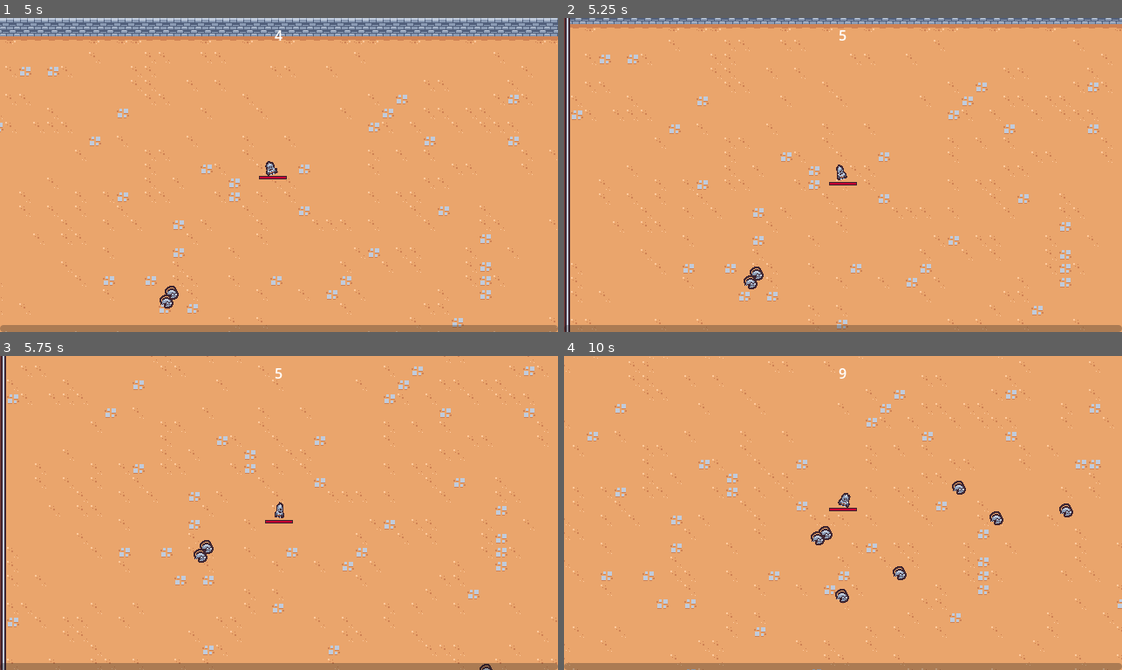
Above: before the commit, frames 1-4 (two rows, left to right).
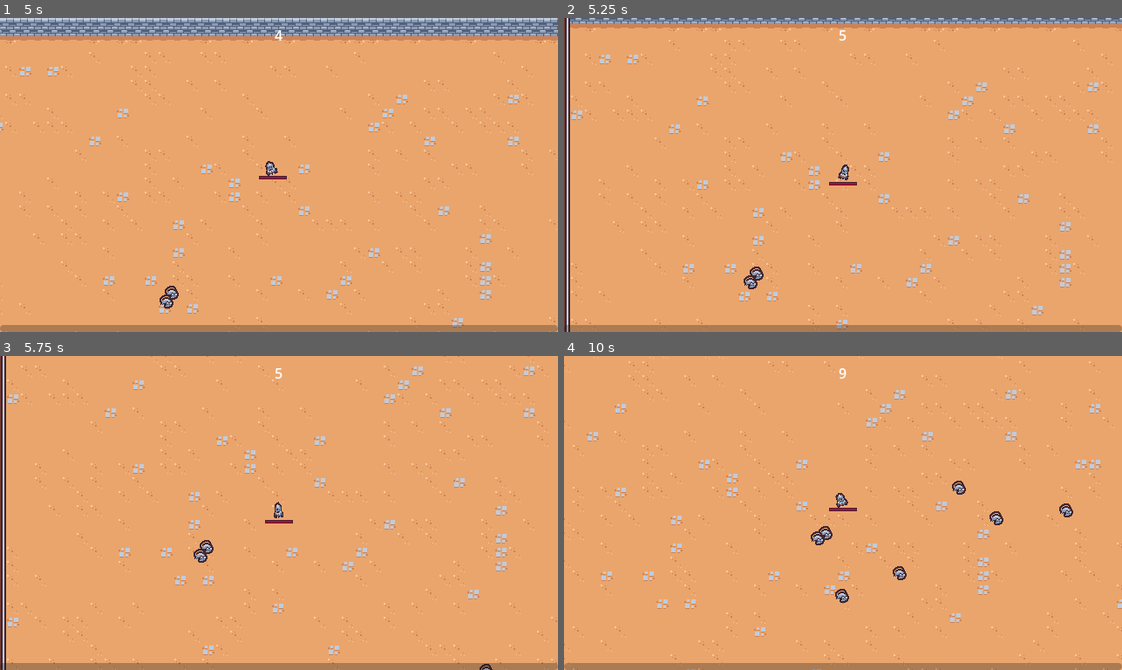
Above: after the commit, the same moments.

Repository: SugarF0x/2D-survivor-course
Game: Godot game, scene res://scenes/main/main.tscn
The game is run twice, just before and just after one commit, with the same random seed, the same clock (stepped at 60 frames per second) and the same inputs.
Inputs (mouse positions are in pixels of both pictures, inside the frame that each line leads up to):
- Up to frame 1 (5 s): move the mouse to (401, 159) at 0.52 s; press the mouse at (401, 159) at 0.53 s; hold D (move_right) 0.53-1.28 s; move the mouse to (167, 190) at 1.27 s; release the mouse at (167, 190) at 1.28 s; hold S (move_down) 1.28-2.03 s; click (167, 190) at 1.35 s; move the mouse to (334, 105) at 2.02 s; press the mouse at (334, 105) at 2.03 s; hold D (move_right) 2.03-2.78 s; move the mouse to (251, 237) at 2.77 s; release the mouse at (251, 237) at 2.78 s; hold W (move_up) 2.78-3.53 s; click (251, 237) at 2.85 s; move the mouse to (446, 222) at 3.52 s; press the mouse at (446, 222) at 3.53 s; hold A (move_left) from 3.53 s (still down); move the mouse to (111, 127) at 4.27 s; release the mouse at (111, 127) at 4.28 s; click (111, 127) at 4.35 s
- Up to frame 2 (5.25 s): move the mouse to (870, 175) at 5.02 s; release A (move_left) at 5.03 s; press the mouse at (870, 175) at 5.03 s; hold S (move_down) from 5.03 s (still down)
- Up to frame 3 (5.75 s): keep holding S (move_down)
- Up to frame 4 (10 s): move the mouse to (759, 434) at 5.77 s; release S (move_down) at 5.78 s; release the mouse at (759, 434) at 5.78 s; hold D (move_right) 5.78-6.53 s; click (759, 434) at 5.85 s; move the mouse to (965, 497) at 6.52 s; press the mouse at (965, 497) at 6.53 s; hold W (move_up) 6.53-7.28 s; move the mouse to (731, 528) at 7.27 s; release the mouse at (731, 528) at 7.28 s; hold D (move_right) 7.28-8.03 s; click (731, 528) at 7.35 s; move the mouse to (898, 443) at 8.02 s; press the mouse at (898, 443) at 8.03 s; hold S (move_down) 8.03-8.78 s; move the mouse to (815, 575) at 8.77 s; release the mouse at (815, 575) at 8.78 s; hold A (move_left) 8.78-9.53 s; click (815, 575) at 8.85 s; move the mouse to (1010, 560) at 9.52 s; press the mouse at (1010, 560) at 9.53 s; hold W (move_up) from 9.53 s (still down)

Frame 1 is identical in both runs. In frame 2, less than 0.1% of the frame differs, in the area x 48-52%, y 46-52%; in frame 3, less than 0.1%; in frame 4, less than 0.1%, in the area x 48-52%, y 43-49%.

Commit message:
simplify the calculation cuz i need to read docs better

Diff:
--- a/scenes/game_object/player/player.gd
+++ b/scenes/game_object/player/player.gd
@@ -36,7 +36,9 @@
 	if movement_vector == Vector2.ZERO: animation_player.play('RESET')
 	else:
 		animation_player.play('walk')
-		visuals_node.scale.x = -1 if movement_vector.x < 0 else 1
+
+		var x_movement_vector_sign = sign(movement_vector.x)
+		if x_movement_vector_sign != 0: visuals_node.scale.x = x_movement_vector_sign
 
 
 func update_health_display():
